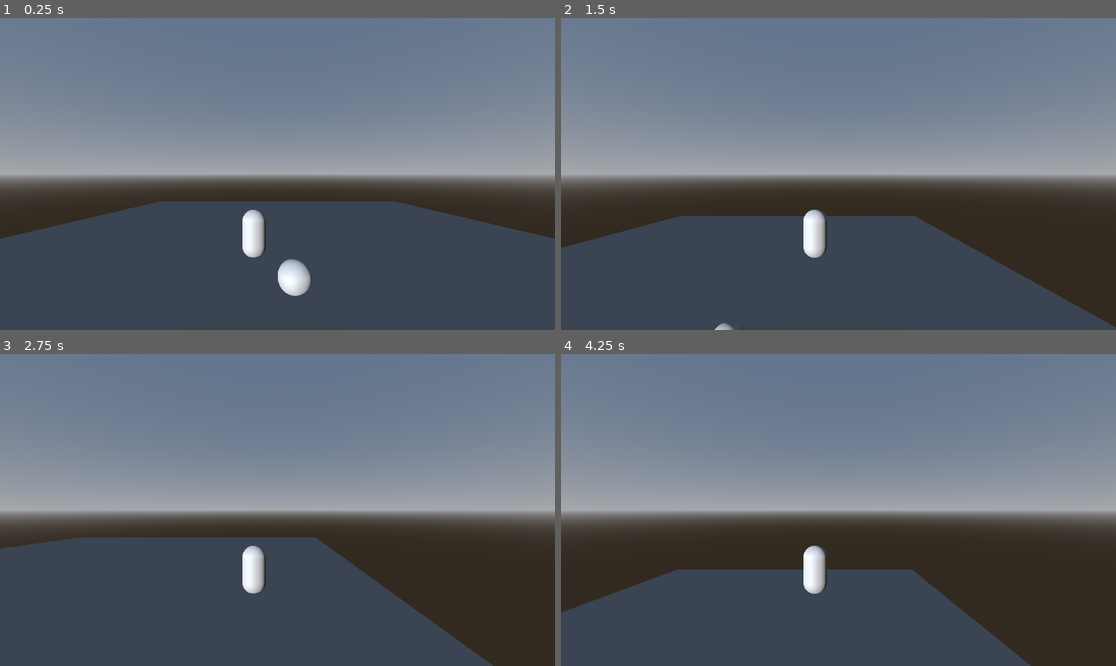
Above: before the commit, frames 1-4 (two rows, left to right).
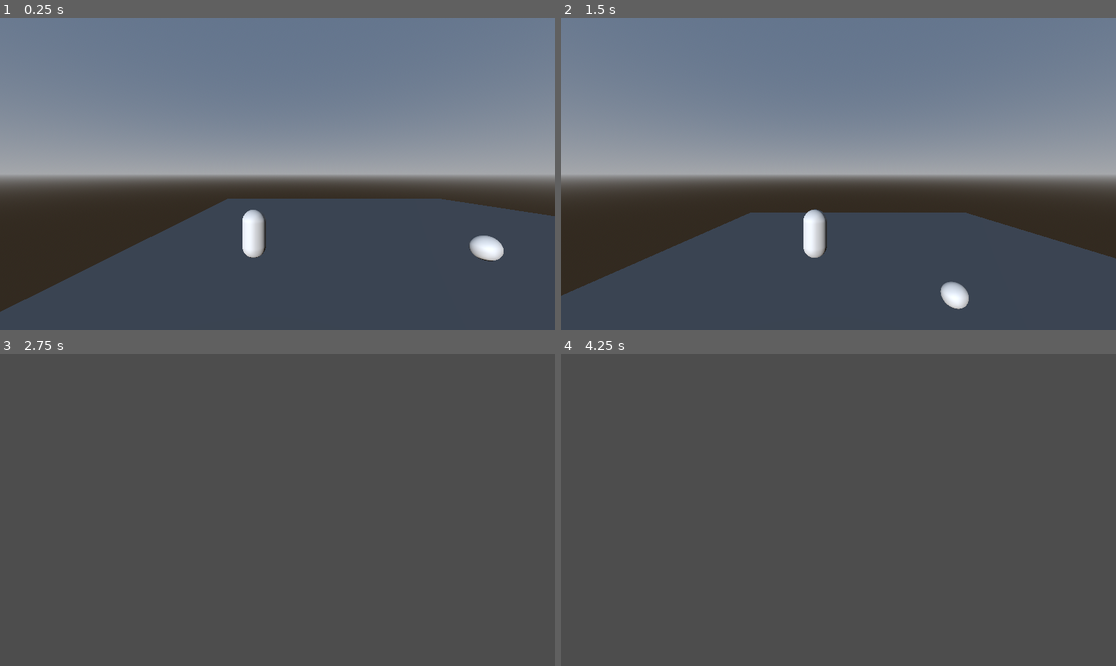
Above: after the commit, the same moments.

Repository: A-CheshireCat/the-switcher-iii
Game: Godot game, scene res://scenes/world.tscn
Two runs of this game, one before a commit and one after it. Both use one fixed random seed, a clock stepped at 60 frames per second and the inputs below.
Inputs:
- Up to frame 1 (0.25 s): no input
- Up to frame 2 (1.5 s): hold D (move_right) 0.53-1.28 s; tap 1 (mask1) at 0.6 s; tap Space (jump) at 0.77 s; hold Down (ui_down) from 1.28 s (still down); tap 2 (mask2) at 1.35 s
- Up to frame 3 (2.75 s): tap Space (jump) at 1.52 s; release Down (ui_down) at 2.03 s; hold D (move_right) from 2.03 s (still down); tap 3 (mask3) at 2.1 s
- Up to frame 4 (4.25 s): release D (move_right) at 2.78 s; hold Up (ui_up) 2.78-3.53 s; tap 1 (mask1) at 2.85 s; tap Space (jump) at 3.02, 3.77 s; hold A (move_left) from 3.53 s (still down); tap 2 (mask2) at 3.6 s

The runs differ from the first frame. In frame 1, 8.0% of the frame differs, in the area x 0-100%, y 57-95%; in frame 2, 8.7%; in frame 3, 68%; in frame 4, 76%, in the area x 0-100%, y 0-100%.

Commit message:
Se si moare
Moare!!!

Diff:
--- a/monster.gd
+++ b/monster.gd
@@ -1,6 +1,7 @@
 extends CharacterBody3D
 
 const SPEED = 2.0
+#calculate thinking there are 60 ticks/sec
 var DISTANCE_DIRECTION_SWITCH = 150
 var DISTANCE_TRAVELLED = 0
 var DIRECTION_WAY = 1
@@ -27,5 +28,4 @@
 		DIRECTION_WAY = 1
 		DISTANCE_TRAVELLED = 0
 
-
 	move_and_slide()
--- a/monster.tscn
+++ b/scenes/monster.tscn
@@ -7,6 +7,7 @@
 [sub_resource type="SphereMesh" id="SphereMesh_ga5te"]
 
 [node name="Monster" type="CharacterBody3D" unique_id=646365200]
+collision_layer = 2
 script = ExtResource("1_s3gyj")
 
 [node name="CollisionShape3D" type="CollisionShape3D" parent="." unique_id=1663755421]
--- a/scenes/player.tscn
+++ b/scenes/player.tscn
@@ -8,6 +8,8 @@
 
 [sub_resource type="BoxShape3D" id="BoxShape3D_3vyb7"]
 size = Vector3(0.73046875, 0.22607422, 0.7626953)
+
+[sub_resource type="CapsuleShape3D" id="CapsuleShape3D_3vyb7"]
 
 [node name="Player" type="CharacterBody3D" unique_id=336666563]
 script = ExtResource("1_3vyb7")
@@ -26,3 +28,12 @@
 transform = Transform3D(1, 0, 0, 0, 1, 0, 0, 0, 1, 0, -1.1060061, 0)
 shape = SubResource("BoxShape3D_3vyb7")
 disabled = true
+
+[node name="MobDetector" type="Area3D" parent="." unique_id=1016737062]
+collision_mask = 2
+monitorable = false
+
+[node name="CollisionShape3D" type="CollisionShape3D" parent="MobDetector" unique_id=1289177828]
+shape = SubResource("CapsuleShape3D_3vyb7")
+
+[connection signal="body_entered" from="MobDetector" to="." method="_on_mob_detector_body_entered"]
--- /dev/null
+++ b/scenes/world.gd
@@ -0,0 +1,13 @@
+extends Node3D
+
+
+# Called when the node enters the scene tree for the first time.
+func _ready() -> void:
+	pass # Replace with function body.
+
+
+# Called every frame. 'delta' is the elapsed time since the previous frame.
+func _process(_delta: float) -> void:
+	pass
+func _on_player_hit():
+	print("Ai crapat ba!")
--- a/scenes/world.tscn
+++ b/scenes/world.tscn
@@ -1,7 +1,8 @@
 [gd_scene format=3 uid="uid://bhlq5ct1fdhk0"]
 
+[ext_resource type="Script" uid="uid://dldyo3u40txlb" path="res://scenes/world.gd" id="1_4wyf3"]
 [ext_resource type="PackedScene" uid="uid://bp56kk1b8t65u" path="res://scenes/player.tscn" id="1_nnsk1"]
-[ext_resource type="PackedScene" uid="uid://1gmc0sac64ja" path="res://monster.tscn" id="2_rwgxs"]
+[ext_resource type="PackedScene" uid="uid://1gmc0sac64ja" path="res://scenes/monster.tscn" id="2_rwgxs"]
 
 [sub_resource type="BoxMesh" id="BoxMesh_e5uuo"]
 
@@ -17,6 +18,7 @@
 sky = SubResource("Sky_rwgxs")
 
 [node name="World" type="Node3D" unique_id=627132778]
+script = ExtResource("1_4wyf3")
 
 [node name="StaticBody3D" type="StaticBody3D" parent="." unique_id=728125679]
 transform = Transform3D(30, 0, 0, 0, 0.9, 0, 0, 0, 30, 0, 0, 0)
@@ -28,7 +30,7 @@
 shape = SubResource("BoxShape3D_nnsk1")
 
 [node name="Player" parent="." unique_id=336666563 instance=ExtResource("1_nnsk1")]
-transform = Transform3D(1, 0, 0, 0, 1, 0, 0, 0, 1, -0.9847727, 1.4549499, 2.5857477)
+transform = Transform3D(1, 0, 0, 0, 1, 0, 0, 0, 1, -8.948645, 1.4549499, 4.8935547)
 
 [node name="Camera3D" type="Camera3D" parent="Player" unique_id=1972743673]
 transform = Transform3D(1, 0, 0, 0, 1, 0, 0, 0, 1, 0.9847727, 2.4984002, 8.57422)
@@ -43,3 +45,5 @@
 
 [node name="Monster" parent="." unique_id=646365200 instance=ExtResource("2_rwgxs")]
 transform = Transform3D(1, 0, 0, 0, 1, 0, 0, 0, 1, 0, 1.4932275, 5.1935453)
+
+[connection signal="hit" from="Player" to="." method="_on_player_hit"]
--- a/scripts/player.gd
+++ b/scripts/player.gd
@@ -2,6 +2,8 @@
 
 const SPEED = 7.0
 const JUMP_VELOCITY = 9.5
+
+signal hit
 
 var mask1_active: bool = true
 var mask2_active: bool = false
@@ -49,3 +51,10 @@
 	mask2_active = mask2
 	mask3_active = mask3
 	collision_mask2.disabled = not mask2
+
+func die():
+	hit.emit()
+	queue_free()
+
+func _on_mob_detector_body_entered(_body: Node3D) -> void:
+	die()
Not shown, added: scenes/world.gd.uid
